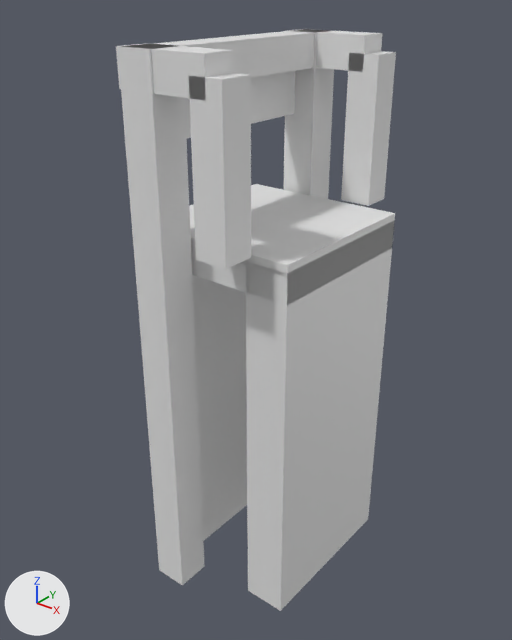
A saved change to the glTF model models/waddinxveen/waddinxveen-brug-1ef799b0/waddinxveen-brug-1ef799b0.glb.
One viewpoint serves both versions: a 50 mm camera at (11.18, -14.54, 6.57) aimed at (-0.3, -0.19, -2.32). Every picture has the same lights, and +X, +Y and +Z are marked at lower left. The first picture is the older version.

Objects in the first picture: 'building:balans', 'building:balans 2', 'building:contragewicht', 'building:hamei', 'building:hamei 2', 'building:hangstang', 'building:hangstang 2', 'building:portaal', 'road:dek', 'road:inrit', 'road:landhoofd (aangenomen)', 'road:landhoofd (aangenomen) 2'.
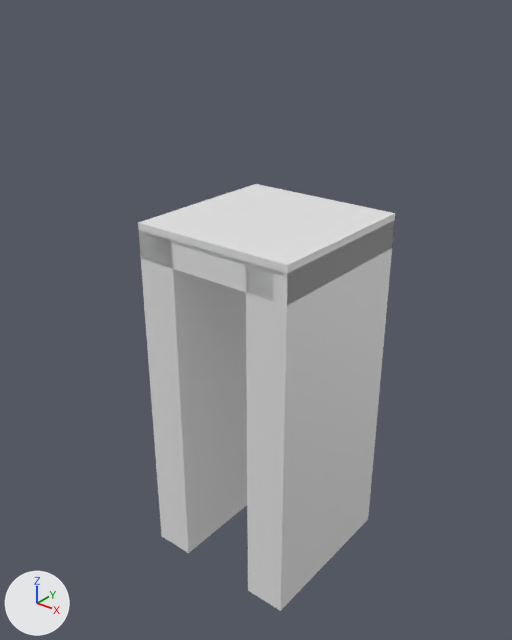
Changed parts and their boxes [x1, y1, x2, y2] in the pictures (512 x 640 px):
```json
{"object": "building:hamei 2", "change": "deleted", "before": [118, 44, 204, 585]}
{"object": "building:hangstang 2", "change": "deleted", "before": [189, 73, 251, 269]}
{"object": "building:hangstang", "change": "deleted", "before": [341, 51, 396, 206]}
{"object": "building:hamei", "change": "deleted", "before": [284, 29, 334, 199]}
{"object": "building:portaal", "change": "deleted", "before": [144, 30, 323, 78]}
{"object": "building:balans 2", "change": "deleted", "before": [116, 43, 234, 101]}
{"object": "building:contragewicht", "change": "deleted", "before": [185, 71, 295, 139]}
{"object": "building:balans", "change": "deleted", "before": [287, 29, 382, 71]}
```

Edits to the scene script, one JSON object a line:
```json
{"op": "remove", "block": "ob_building_hamei", "code": ["ob_building_hamei = bpy.data.objects.new('building:hamei', me_hamei)", "ob_building_hamei.location = (0.0, 0.0, 0.0)"]}
{"op": "remove", "block": "ob_building_hamei_2", "code": ["ob_building_hamei_2 = bpy.data.objects.new('building:hamei 2', me_hamei_2)", "ob_building_hamei_2.location = (0.0, 0.0, 0.0)"]}
{"op": "remove", "block": "ob_building_portaal", "code": ["ob_building_portaal = bpy.data.objects.new('building:portaal', me_portaal)", "ob_building_portaal.location = (0.0, 0.0, 0.0)"]}
{"op": "remove", "block": "ob_building_balans", "code": ["ob_building_balans = bpy.data.objects.new('building:balans', me_balans)", "ob_building_balans.location = (0.0, 0.0, 0.0)"]}
{"op": "remove", "block": "ob_building_hangstang", "code": ["ob_building_hangstang = bpy.data.objects.new('building:hangstang', me_hangstang)", "ob_building_hangstang.location = (0.0, 0.0, 0.0)"]}
{"op": "remove", "block": "ob_building_balans_2", "code": ["ob_building_balans_2 = bpy.data.objects.new('building:balans 2', me_balans_2)", "ob_building_balans_2.location = (0.0, 0.0, 0.0)"]}
{"op": "remove", "block": "ob_building_hangstang_2", "code": ["ob_building_hangstang_2 = bpy.data.objects.new('building:hangstang 2', me_hangstang_2)", "ob_building_hangstang_2.location = (0.0, 0.0, 0.0)"]}
{"op": "remove", "block": "ob_building_contragewicht", "code": ["ob_building_contragewicht = bpy.data.objects.new('building:contragewicht', me_contragewicht)", "ob_building_contragewicht.location = (0.0, 0.0, 0.0)"]}
```
